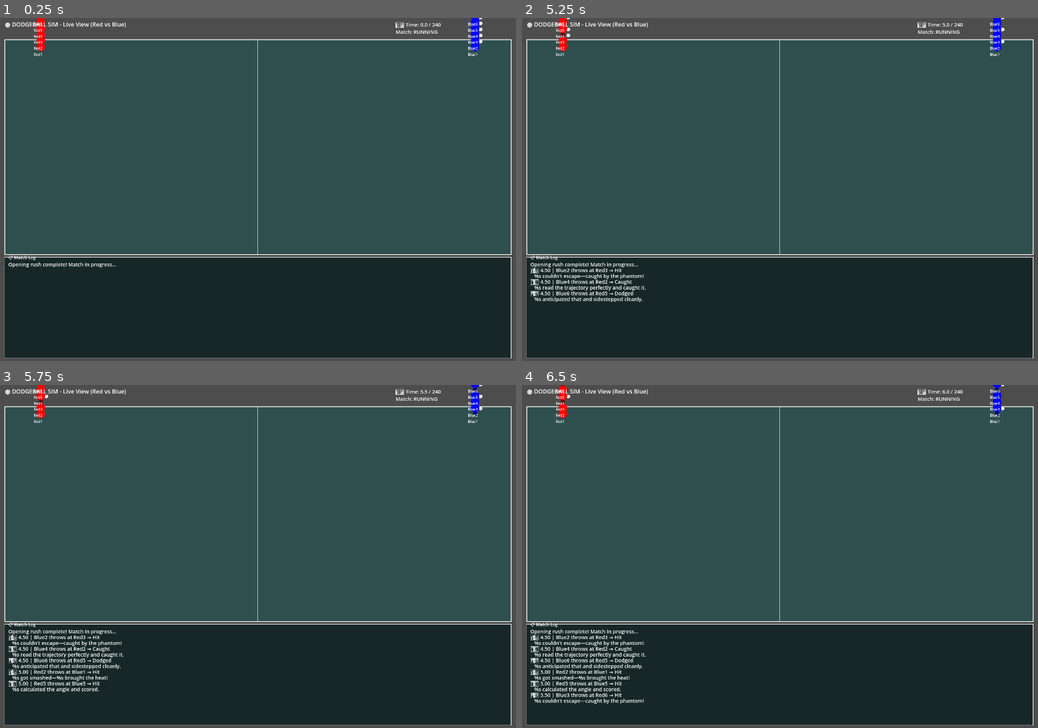
Above: before the commit, frames 1-4 (two rows, left to right).
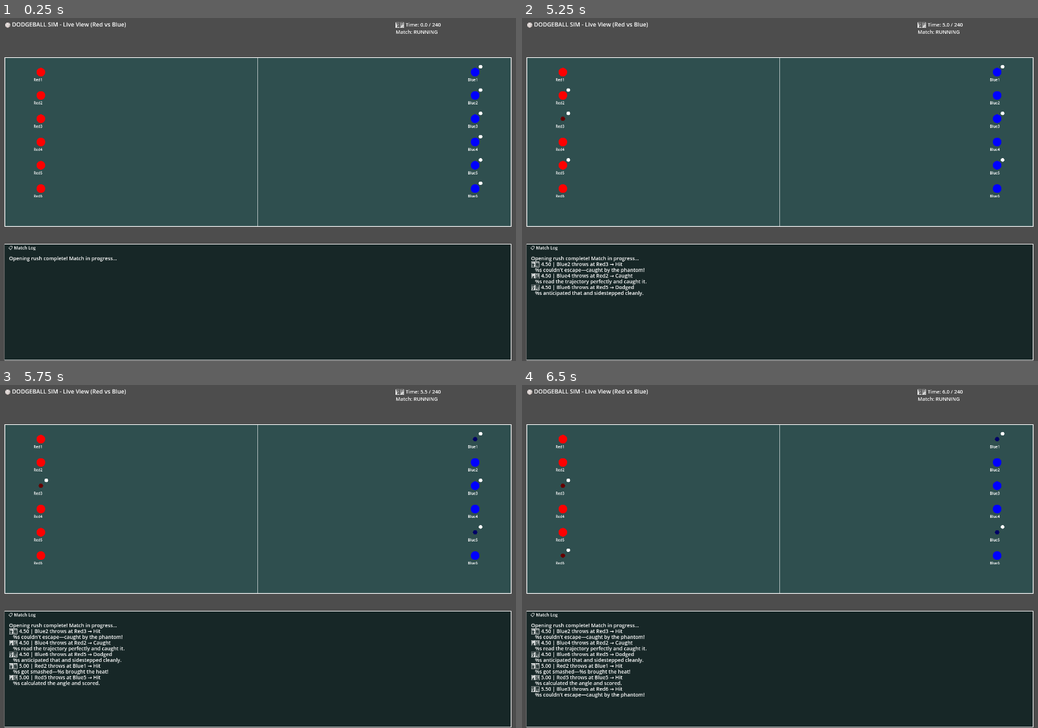
Above: after the commit, the same moments.

Repository: Klutzleo/dodgeball-sim
Game: Godot game, scene res://Main.tscn
Two runs of this game, one before a commit and one after it. Both use one fixed random seed, a clock stepped at 60 frames per second and the inputs below.
Inputs (mouse positions are in pixels of both pictures, inside the frame that each line leads up to):
- Up to frame 1 (0.25 s): no input
- Up to frame 2 (5.25 s): tap Enter at 0.5, 3.5 s; move the mouse to (893, 172) at 0.52 s; click (893, 172) at 0.67 s; move the mouse to (676, 206) at 1.27 s; click (676, 206) at 1.42 s; tap Space at 2, 5 s; move the mouse to (831, 114) at 2.02 s; click (831, 114) at 2.17 s; move the mouse to (754, 258) at 2.77 s; click (754, 258) at 2.92 s; move the mouse to (934, 240) at 3.52 s; click (934, 240) at 3.67 s; move the mouse to (625, 138) at 4.27 s; click (625, 138) at 4.42 s; move the mouse to (805, 189) at 5.02 s; click (805, 189) at 5.17 s
- Up to frame 3 (5.75 s): no input
- Up to frame 4 (6.5 s): move the mouse to (702, 470) at 5.77 s; click (702, 470) at 5.92 s

The runs differ from the first frame. In frame 1, 16% of the frame differs, in the area x 0-100%, y 0-100%; in frame 2, 17%; in frame 3, 18%; in frame 4, 18%.

Commit message:
Fixed UI

Diff:
--- a/project.godot
+++ b/project.godot
@@ -19,7 +19,5 @@
 
 window/size/viewport_width=1450
 window/size/viewport_height=950
-window/size/resizable=true
-# Ensure editor Play window uses these sizes
-window/size/test_width=1450
+#EnsureeditorPlaywindowusesthesesizeswindow/size/test_width=1450
 window/size/test_height=950
--- a/scripts/GameUI.gd
+++ b/scripts/GameUI.gd
@@ -6,7 +6,7 @@
 var screen_width: float = 1450
 var screen_height: float = 950
 var court_margin: float = 24
-var court_inner_pad: float = 20
+var court_inner_pad: float = 40
 var court_left: float = court_margin
 var court_right: float = screen_width - court_margin
 var court_top: float = 60  # Leave room for title
@@ -17,7 +17,7 @@
 
 # Live console for match output
 var console_lines: Array = []
-var max_console_lines: int = 15  # Show more lines
+var max_console_lines: int = 200  # Allow scrolling through many lines
 var console_scroll: float = 0.0  # Scroll position
 
 # Player visual positions (for court display)
@@ -44,22 +44,23 @@
 	# Set up callback so match logs go to screen
 	match_engine.ui_callback = Callable(self, "add_console_line")
 
-	# Initialize players
-	initialize_teams()
-
-	# Read actual viewport and compute court + console bounds
+	# Read actual viewport and compute court + console bounds BEFORE positioning players
 	var vp_size: Vector2i = get_viewport().get_visible_rect().size
 	screen_width = float(vp_size.x)
 	screen_height = float(vp_size.y)
 	court_left = court_margin
 	court_right = screen_width - court_margin
-	# Target console height ~ 30% of screen
-	var console_target: float = max(260.0, screen_height * 0.30)
-	court_top = 60.0
-	court_bottom = max(court_top + 220.0, screen_height - console_target - 10.0)
+	# Target console height ~ 38% of screen for more room
+	var console_target: float = max(320.0, screen_height * 0.38)
+	court_top = 110.0
+	# Leave enough space for the console; clamp to avoid overlap
+	court_bottom = clamp(screen_height - console_target - 12.0, court_top + 240.0, screen_height - 140.0)
 
 	# Ensure window size matches
 	get_window().size = Vector2i(int(screen_width), int(screen_height))
+
+	# Initialize players after bounds are set so positions land inside the court
+	initialize_teams()
 
 	# Auto-start match after scene loads
 	await get_tree().process_frame
@@ -170,17 +171,19 @@
 
 	# Console output at bottom (fill remaining space)
 	var console_x = court_left
-	var console_y_top = court_bottom + 8
+	var console_y_top = court_bottom + 50
 	var console_width = court_right - court_left
-	var console_height = max(280.0, screen_height - console_y_top - court_margin)
-	var console_content_height = console_height - 35.0
+	# Fill remaining space down to bottom; extend colored background fully without exceeding viewport
+	var console_height = max(280.0, screen_height - console_y_top - 2.0)
+	var console_content_height = console_height - 52.0
 
 	# Background
+	# Console background (ensure it reaches bottom without clipping)
 	draw_rect(Rect2(console_x, console_y_top, console_width, console_height), Color.BLACK.lerp(Color.DARK_SLATE_GRAY, 0.5))
 	draw_rect(Rect2(console_x, console_y_top, console_width, console_height), Color.WHITE, false, 1.0)
 
 	# Title
-	draw_string(ui_font, Vector2(console_x + 10, console_y_top + 5), "📋 Match Log", HORIZONTAL_ALIGNMENT_LEFT, -1, 12)
+	draw_string(ui_font, Vector2(console_x + 10, console_y_top + 14), "📋 Match Log", HORIZONTAL_ALIGNMENT_LEFT, -1, 12)
 
 	# Calculate scrollable area
 	var line_height = 16.0
@@ -197,11 +200,11 @@
 
 	# Draw console lines with clipping
 	var start_line = int(console_scroll / line_height)
-	var console_y = console_y_top + 25 - int(console_scroll) % int(line_height)
+	var console_y = console_y_top + 44 - int(console_scroll) % int(line_height)
 
 	for i in range(start_line, min(start_line + max_visible_lines + 2, console_lines.size())):
 		if i < console_lines.size() and console_y < console_y_top + console_height:
-			draw_string(ui_font, Vector2(console_x + 10, console_y), console_lines[i], HORIZONTAL_ALIGNMENT_LEFT, -1, ui_font_size)
+			draw_string(ui_font, Vector2(console_x + 12, console_y), console_lines[i], HORIZONTAL_ALIGNMENT_LEFT, console_width - 28, ui_font_size)
 			console_y += int(line_height)
 
 	# Draw scrollbar
@@ -213,9 +216,9 @@
 		var scroll_thumb_pos = (console_scroll / max_scroll) * (scrollbar_height - scroll_thumb_height)
 
 		# Scrollbar track
-		draw_rect(Rect2(scrollbar_x, console_y_top + 25, scrollbar_width, scrollbar_height), Color.DARK_GRAY)
+		draw_rect(Rect2(scrollbar_x, console_y_top + 44, scrollbar_width, scrollbar_height), Color.DARK_GRAY)
 		# Scrollbar thumb
-		draw_rect(Rect2(scrollbar_x, console_y_top + 25 + scroll_thumb_pos, scrollbar_width, scroll_thumb_height), Color.LIGHT_GRAY)
+		draw_rect(Rect2(scrollbar_x, console_y_top + 44 + scroll_thumb_pos, scrollbar_width, scroll_thumb_height), Color.LIGHT_GRAY)
 
 	# Title & instructions
 	draw_string(ui_font, Vector2(court_left, 24), "🏐 DODGEBALL SIM - Live View (Red vs Blue)", HORIZONTAL_ALIGNMENT_LEFT, -1, 16)
